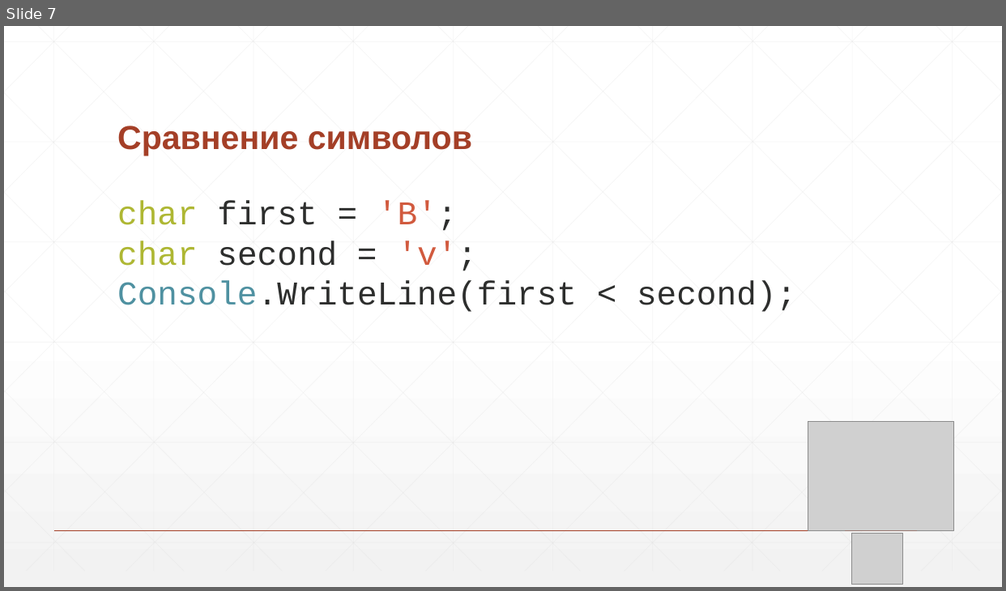
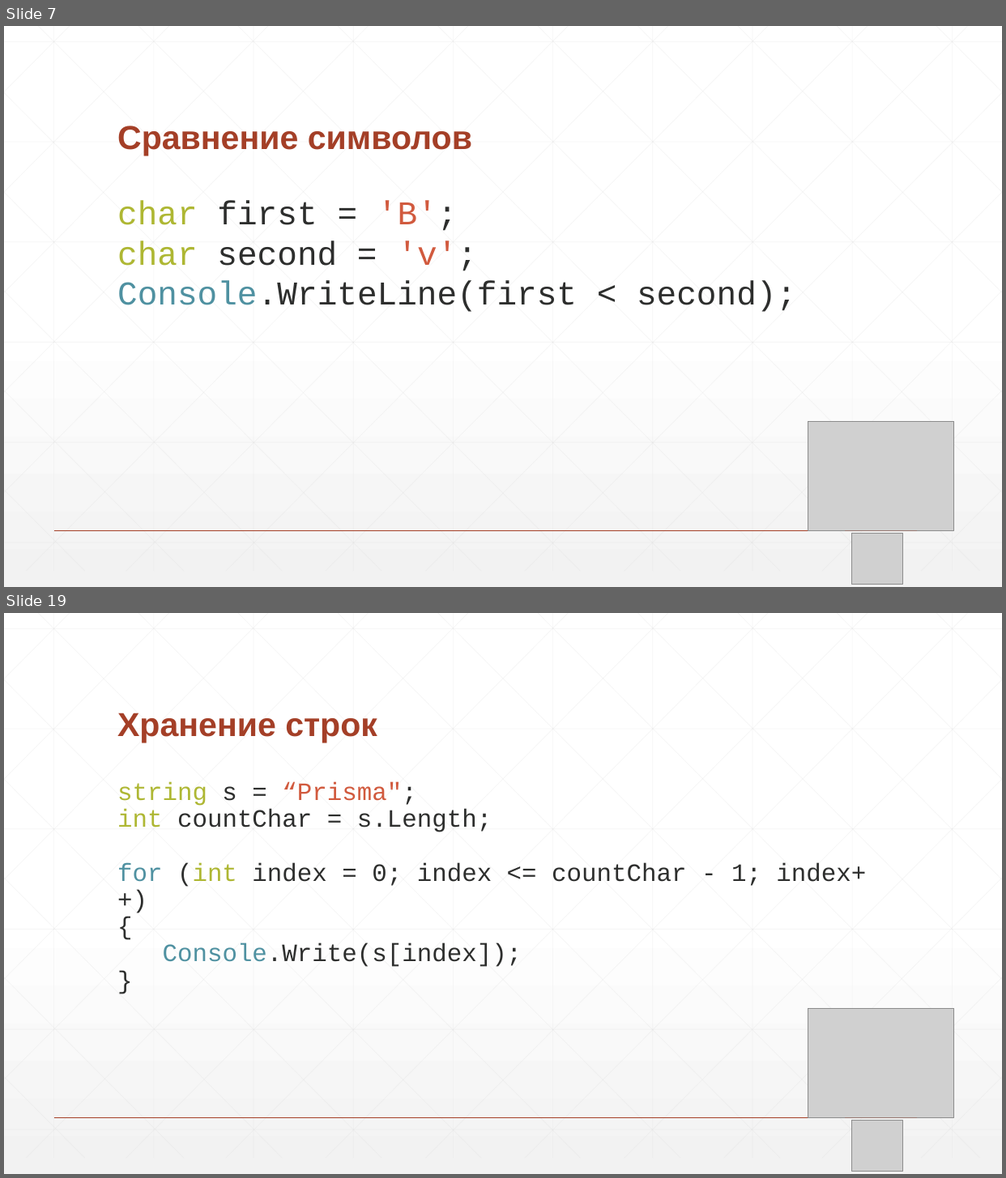
Before and after one commit to nVinz/CSharp-Course, a slide deck: 5 - Строки и символы.pptx. Shown one above the other, each under a label of ours: slide 7 before the commit, slides 7 and 19 after it; the slides between them are not shown. The pictures are 1006x591 and 1006x1178 pixels, drawn with LibreOffice and Linux fonts; fonts in the diff are those of the drawing; grey boxes stand for pictures. Boxes give left, top, right and bottom in pixels: in the first picture for what was removed or moved away, otherwise in the second. Text is boxed around its words. In the diff, an @@ line names an element or a change of style, - is before the commit and + after.

```diff
--- a/5 - Строки и символы.pptx
+++ b/5 - Строки и символы.pptx
@@ slide 19 added at bbox=[4, 613, 1002, 1174], background gradient #FFFFFF to #F2F2F2; not listed: 47 template elements that a slide beside it also shows @@
@@ title added at bbox=[117, 713, 377, 743], 32 pt, text #A43F27, bold @@
+Хранение строк
@@ text added at bbox=[117, 782, 866, 967], 24 pt, text #2D2E2D @@
+string s = “Prisma";
+int countChar = s.Length;
+for (int index = 0; index <= countChar - 1; index++)
+{
+Console.Write(s[index]);
+}
@@ picture added at bbox=[808, 1009, 953, 1118] @@
@@ picture added at bbox=[851, 1121, 902, 1171] @@
```
Also in this commit, not shown: 24 other slides added, 27 slides removed, 3 other files.
